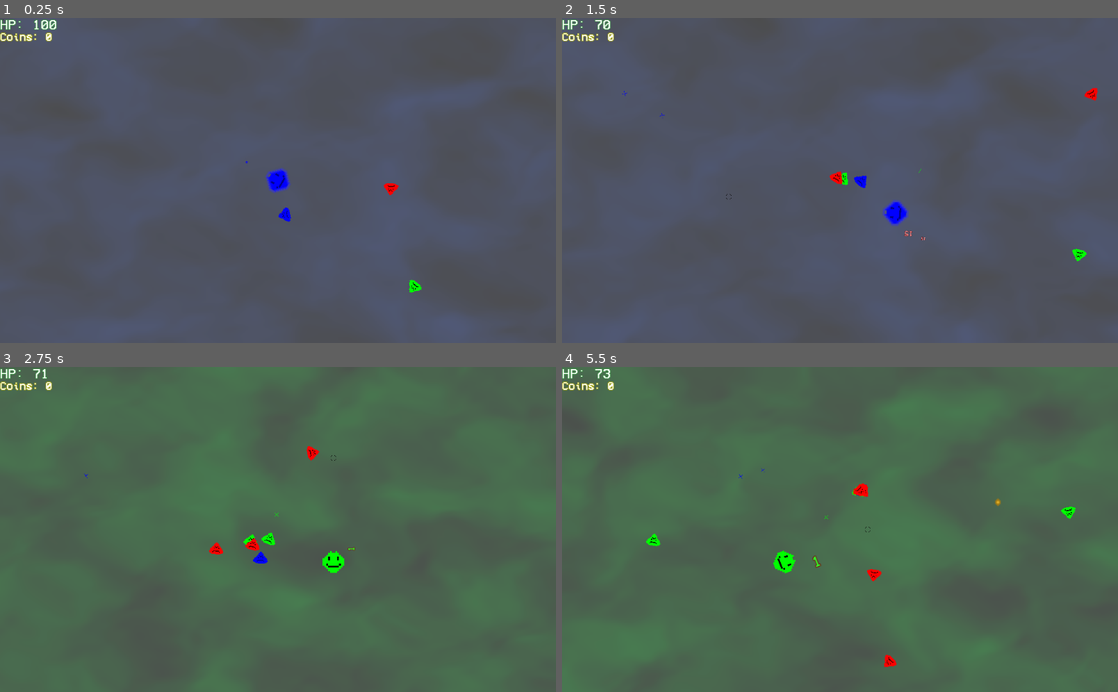
Above: before the commit, frames 1-4 (two rows, left to right).
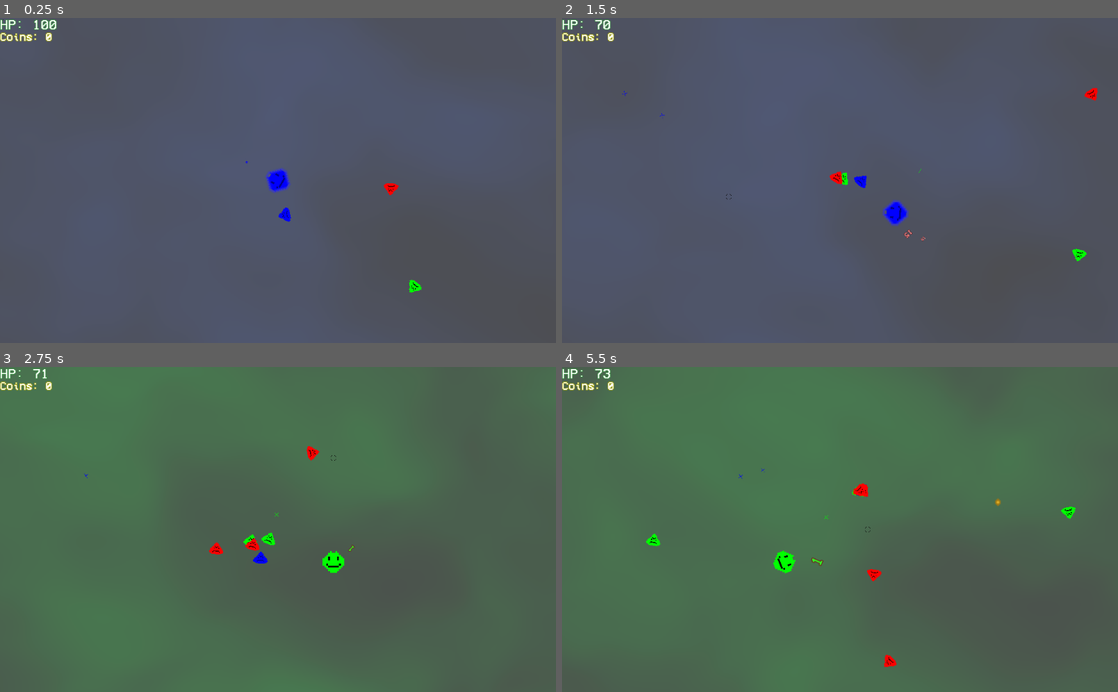
Above: after the commit, the same moments.

Repository: JuanG10/boss
Game: Godot game, scene res://proof of concept.tscn
Two runs of this game, one before a commit and one after it. Both use one fixed random seed, a clock stepped at 60 frames per second and the inputs below. The engine's default icon, where the game draws it, is replaced by a stand-in: a white triangle on a blue panel in a dark square.
Inputs (mouse positions are in pixels of both pictures, inside the frame that each line leads up to):
- Up to frame 1 (0.25 s): no input
- Up to frame 2 (1.5 s): tap Enter (ui_accept) at 0.5, 0.77 s; move the mouse to (962, 164) at 0.52 s; hold D (right) 0.53-1.28 s; tap E (next_color) at 0.6 s; move the mouse to (728, 196) at 1.27 s; hold S (down) from 1.28 s (still down); tap Q (previous_color) at 1.35 s
- Up to frame 3 (2.75 s): tap Enter (ui_accept) at 1.52 s; move the mouse to (333, 458) at 2.02 s; release S (down) at 2.03 s; hold D (right) from 2.03 s (still down); tap E (next_color) at 2.1 s
- Up to frame 4 (5.5 s): move the mouse to (812, 594) at 2.77 s; release D (right) at 2.78 s; hold W (up) 2.78-3.53 s; tap Q (previous_color) at 2.85, 4.35 s; tap Enter (ui_accept) at 3.02, 3.77, 4.52 s; move the mouse to (1006, 578) at 3.52 s; hold A (left) 3.53-5.03 s; tap E (next_color) at 3.6, 5.1 s; move the mouse to (673, 480) at 4.27 s; move the mouse to (867, 529) at 5.02 s; hold S (down) from 5.03 s (still down)

The runs differ from the first frame. In frame 1, 1.1% of the frame differs, in the area x 41-85%, y 0-98%; in frame 2, 0.6%; in frame 3, 2.8%; in frame 4, 2.9%, in the area x 0-79%, y 0-100%.

Commit message:
refactor

Diff:
--- a/Fondos/Fog/FogBackground.tscn
+++ b/Fondos/Fog/FogBackground.tscn
@@ -7,6 +7,6 @@
 [node name="FogBackground" type="Sprite"]
 material = ExtResource( 3 )
 position = Vector2( 512, 300 )
-scale = Vector2( 30, 20 )
+scale = Vector2( 80, 60 )
 texture = ExtResource( 1 )
 script = ExtResource( 2 )
--- a/Player/Player.gd
+++ b/Player/Player.gd
@@ -135,4 +135,5 @@
 	var text = DMG_TEXT.instance()
 	text.amount = amount
 	text.type = type
+	text.rotation_degrees = -45
 	add_child(text)
